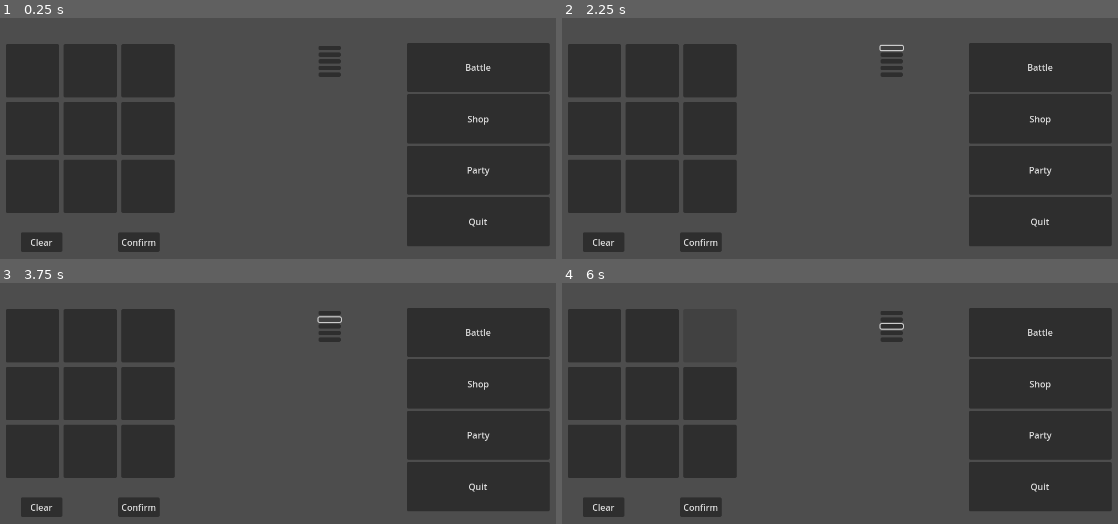
Above: before the commit, frames 1-4 (two rows, left to right).
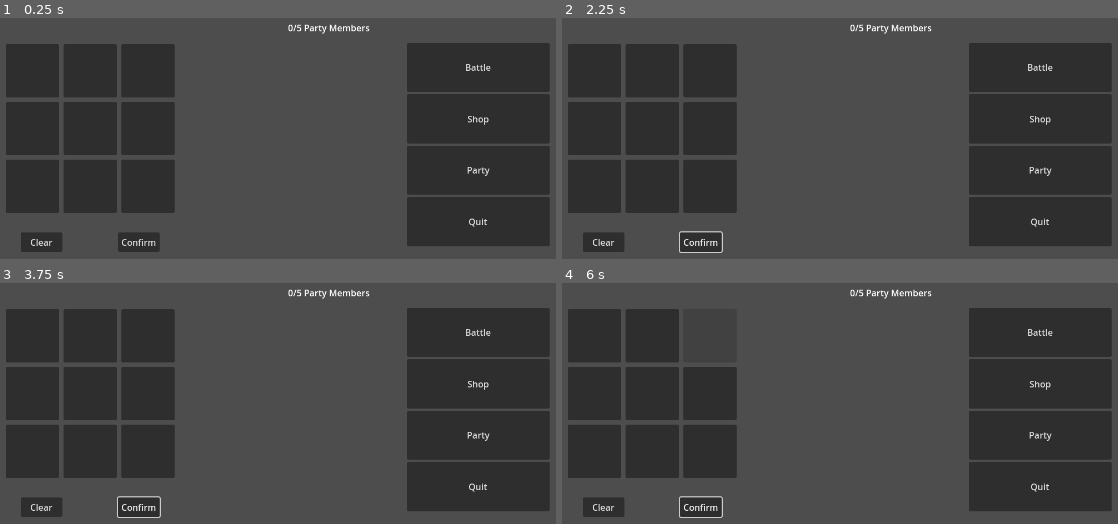
Above: after the commit, the same moments.

Repository: Pandaman1441/TB
Game: Godot game, scene res://main.tscn
Two runs of this game, one before a commit and one after it. Both use one fixed random seed, a clock stepped at 60 frames per second and the inputs below.
Inputs (mouse positions are in pixels of both pictures, inside the frame that each line leads up to):
- Up to frame 1 (0.25 s): no input
- Up to frame 2 (2.25 s): click "Confirm" at 0.5 s; click "Confirm" at 1.25 s; click (890, 46) at 2.02 s
- Up to frame 3 (3.75 s): click (33, 336) at 2.77 s; click (328, 319) at 3.52 s
- Up to frame 4 (6 s): click (650, 336) at 4.27 s; click (890, 326) at 5.02 s; click (712, 336) at 5.77 s

The runs differ from the first frame. In frame 1, 0.6% of the frame differs, in the area x 51-67%, y 2-25%; in frame 2, 0.7%; in frame 3, 0.7%; in frame 4, 0.8%, in the area x 21-67%, y 2-98%.
Error before the commit: Parse Error: Could not parse global class "Character_State" from "res://Classes/Base Files/char_state.gd". (res://game_state.gd:5)

Commit message:
item prep

Diff:
--- a/Classes/Actors/Allies/artificer.tscn
+++ b/Classes/Actors/Allies/artificer.tscn
@@ -14,6 +14,14 @@
 skills_defs = Array[ExtResource("4_gejp6")]([ExtResource("5_16rjp"), ExtResource("6_b6aox")])
 party_member = true
 
+[node name="AnimatedSprite2D" parent="." index="0"]
+animation = &"attack"
+frame = 16
+frame_progress = 1.0
+
 [node name="Sprite2D" parent="." index="1"]
 texture = ExtResource("4_wpslw")
 flip_h = true
+
+[node name="Area2D" parent="." index="2"]
+visible = false
--- a/Classes/Base Files/char_state.gd
+++ b/Classes/Base Files/char_state.gd
@@ -27,6 +27,6 @@
 	return st
 
 func calc_stats():
-	for i in empty_stats:
-		empty_stats.
+	#for i in empty_stats:
+		#empty_stats.
 	pass
--- a/Classes/Base Files/stat.gd
+++ b/Classes/Base Files/stat.gd
@@ -36,12 +36,12 @@
 
 func add_value(value: int):
 	var perc : float
-	perc = current / cap
+	perc = float(current) / float(cap)
 	cap += value
-	current = cap * perc
+	current = ceil(float(cap) * perc)
 
 func sub_value(value: int):
 	var perc : float
-	perc = current / cap
+	perc = float(current) / float(cap)
 	cap -= value
-	current = cap * perc
+	current = ceil(float(cap) * perc)
--- a/Classes/Base Files/statF.gd
+++ b/Classes/Base Files/statF.gd
@@ -31,3 +31,15 @@
 
 func _get_current() -> int:
 	return _current
+
+func add_value(value: int):
+	var perc : float
+	perc = float(current) / float(cap)
+	cap += value
+	current = ceil(float(cap) * perc)
+
+func sub_value(value: int):
+	var perc : float
+	perc = float(current) / float(cap)
+	cap -= value
+	current = ceil(float(cap) * perc)
--- a/Items/Base Files/item.gd
+++ b/Items/Base Files/item.gd
@@ -9,4 +9,6 @@
 
 @export var effect : Action
 @export var cooldown : int
-@export var values : StartingStats
+@export var values : Dictionary
+
+# {"stat" : value, "stat" : value}
--- a/board.tscn
+++ b/board.tscn
@@ -70,7 +70,6 @@
 position = Vector2(1147, 245)
 
 [node name="TileMapLayer" type="TileMapLayer" parent="."]
-visible = false
 z_index = -5
 tile_map_data = PackedByteArray("AAAHABoAAAACAAoAAAAIABkAAAABAA0AAAAIABoAAAADAAsAAAAJABgAAAAAAAoAAAAJABkAAAABAAkAAAAJAB …(5104 unchanged characters)…
 tile_set = ExtResource("2_psm7c")
